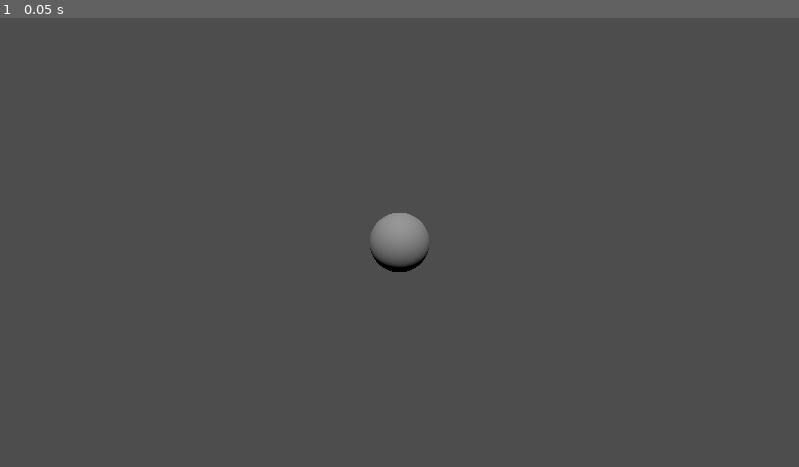
Above: before the commit, frame 1.
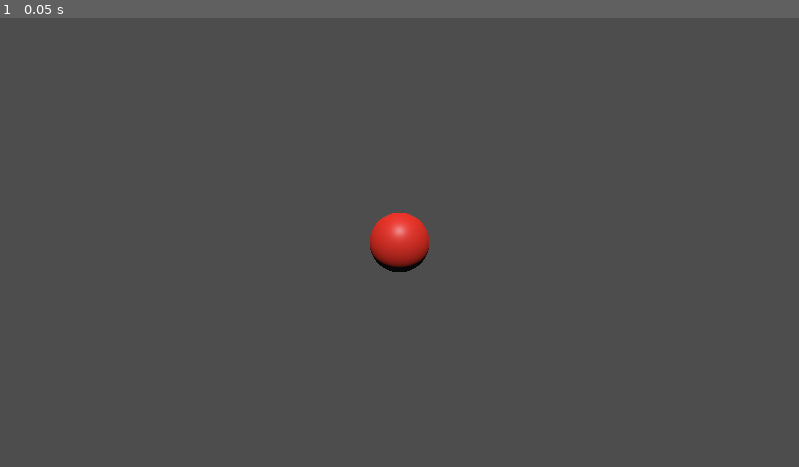
Above: after the commit, the same moment.

Repository: JMeyers215/Mini-Games
Game: Godot game, scene res://Balloon Popper/Scenes/balloonpopper.tscn
Same seed, same stepped clock (60 frames per second), same inputs: the game is played once before the commit and once after it.
Inputs:
- Up to frame 1 (0.05 s): no input

The runs differ from the first frame. In frame 1, 0.7% of the frame differs, in the area x 46-54%, y 43-56%.

Commit message:
Balloon Material Work
Created a red balloon material and applied it to the balloon

Diff:
--- /dev/null
+++ b/Balloon Popper/Materials/balloonrubber.tres
@@ -0,0 +1,6 @@
+[gd_resource type="StandardMaterial3D" format=3 uid="uid://cp1esob1dp2wm"]
+
+[resource]
+transparency = 1
+albedo_color = Color(1, 0.188235, 0.137255, 0.890196)
+roughness = 0.45
--- a/Balloon Popper/Scenes/balloonpopper.tscn
+++ b/Balloon Popper/Scenes/balloonpopper.tscn
@@ -1,4 +1,6 @@
-[gd_scene load_steps=3 format=3 uid="uid://26oth7k8o2r0"]
+[gd_scene load_steps=4 format=3 uid="uid://26oth7k8o2r0"]
+
+[ext_resource type="Material" uid="uid://cp1esob1dp2wm" path="res://Balloon Popper/Materials/balloonrubber.tres" id="1_e3blr"]
 
 [sub_resource type="SphereMesh" id="SphereMesh_h0yem"]
 
@@ -9,9 +11,11 @@
 [node name="Balloon" type="Area3D" parent="."]
 
 [node name="Model" type="MeshInstance3D" parent="Balloon"]
+material_override = ExtResource("1_e3blr")
 mesh = SubResource("SphereMesh_h0yem")
 
 [node name="CollisionShape3D" type="CollisionShape3D" parent="Balloon"]
+visible = false
 shape = SubResource("SphereShape3D_g26no")
 
 [node name="Camera3D" type="Camera3D" parent="."]
